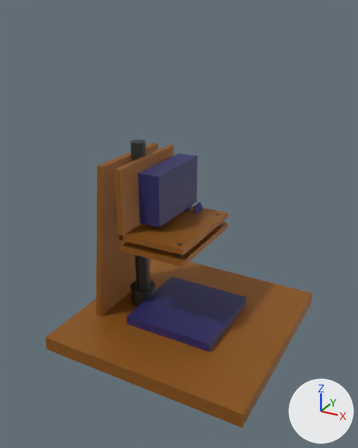
The Blender file stepper.blend as it was, and as the next commit left it.
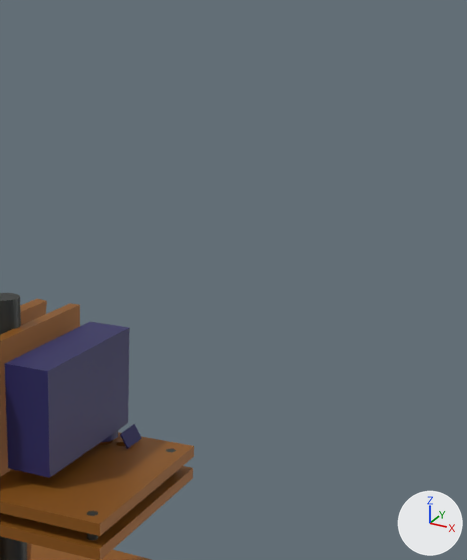
Each version appears first whole from a 50 mm camera at (4.19, -8.04, 5.98) aimed at (-0.54, 0.56, 1.68), and next in a close-up on the part from 38% to 100% of the width and 0% to 60% of the height. Lighting does not change. The marker at lower right points along +X, +Y and +Z.
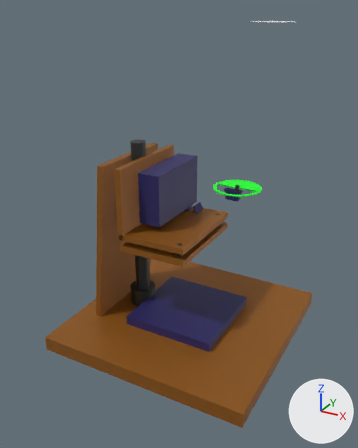
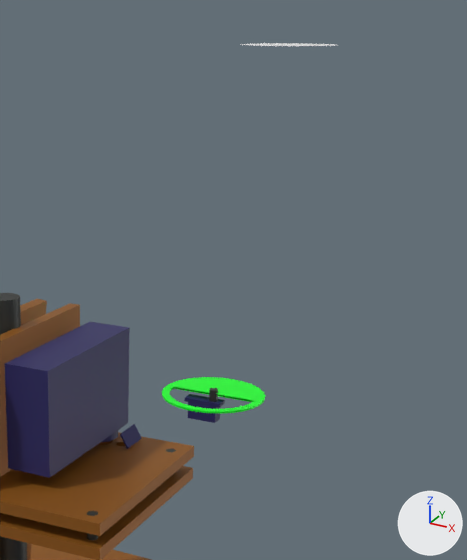
Commit message: Adding shutter to stepper model.

Where the change shows, as pixel boxes (x1, y1, x2, y2) in the close-ups (467 x 560 px):
'Cylinder.007', added (green)
    after: (162, 377, 265, 413)
'Cube.008', added (blue)
    after: (184, 394, 225, 423)
'Sphere', added
    after: (240, 43, 336, 46)
'Cylinder.008', added
    after: (209, 388, 218, 402)

The change in detail:
Material 'Material.008' (mat_material_008) is new.
Its base color is (0.0635, 0.0686, 0.0636) (dark grey #474a47).
Its metallic is 0.764.
Material 'Material' (mat_material) is new.
Its base color is (0.0, 1.0, 0.0189) (green #00ff25).
Material 'Material.007' (mat_material_007) is new.
Its base color is (0.0211, 0.0183, 0.116) (dark blue #282560).
Mesh me_cylinder_006 is new.
It is a 32-sided cylinder along z spanning x -1.0..1.0, y -1.0..1.0, z -1.0..1.0.
It uses material mat_material_008 (dark grey #474a47).
Mesh me_cylinder_005 is new.
It has 100 vertices, 96 faces and spans x 1.46..3.46, y -1.0..1.0, z -1.0..1.0.
It uses material mat_material (green #00ff25).
Mesh me_sphere is new.
It is a UV sphere (32 segments, 16 rings, poles along z) spanning x -1.0..1.0, y -1.0..1.0, z 3773.0..3775.0.
Mesh me_cube_010 is new.
It has 16 vertices, 14 faces and spans x -1.28..1.28, y -1.0..1.0, z -1.0..1.43.
It uses material mat_material_007 (dark blue #282560).
Object 'Cylinder.008' (ob_cylinder_008) is new; it shows me_cylinder_006.
Its location is (-0.27, 3.16, 1.66).
Its scale is (0.0509, 0.0509, -0.154).
Object 'Cylinder.007' (ob_cylinder_007) is new; it shows me_cylinder_005.
Its location is (-1.79, 3.13, 1.75).
Its scale is (0.62, 0.62, -0.0124).
Object 'Sphere' (ob_sphere) is new; it shows me_sphere.
Its location is (0.0, 4.25, 0.0).
Its scale is (0.549, 0.549, 0.0015).
Object 'Cube.008' (ob_cube_008) is new; it shows me_cube_010.
Its location is (-0.38, 3.16, 1.52).
Its scale is (0.181, 0.0788, 0.105).
